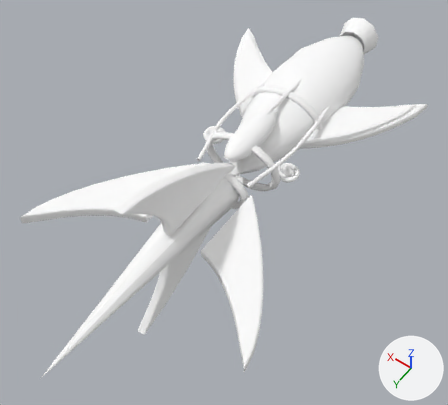
The glTF model assets/models/bL_lod1.glb, before and after one commit.
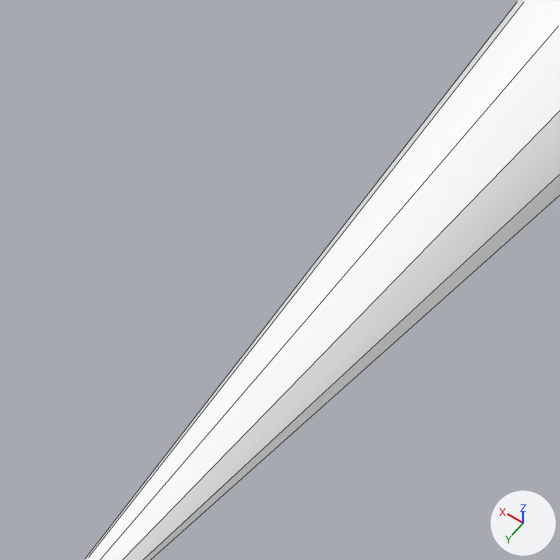
The first picture shows the older version from a 50 mm lens placed at (-0.474, 0.778, 0.972), pointed at (-0.014, 0.135, -0.039). The close-ups show the older and then the newer version on the part from 11% to 26% of the width and 71% to 88% of the height of that picture. Only the edits that show in the close-ups are written down. Every picture has the same lights, and +X, +Y and +Z are marked at lower right. The close-ups show mesh edges as thin lines. Where no turn or scale is listed for an object, it has been applied to the vertices. Vertices at exactly the same position are counted once.

The scene before the commit, as lines of its bpy script (objects in view):
```python
me_mesh_1 = bpy.data.meshes.new('Mesh_1')
me_mesh_1.from_pydata(...)  # 1669 vertices, 3254 faces; spans x 0.0..0.525, y -1.102..0.0, z 0.0..0.426
me_mesh_1.materials.append(mat_gold)  # white #ffffff
ob_mesh_1 = bpy.data.objects.new('Mesh_1', me_mesh_1)
ob_mesh_1.location = (-0.2626, 0.63, -0.2128)
```
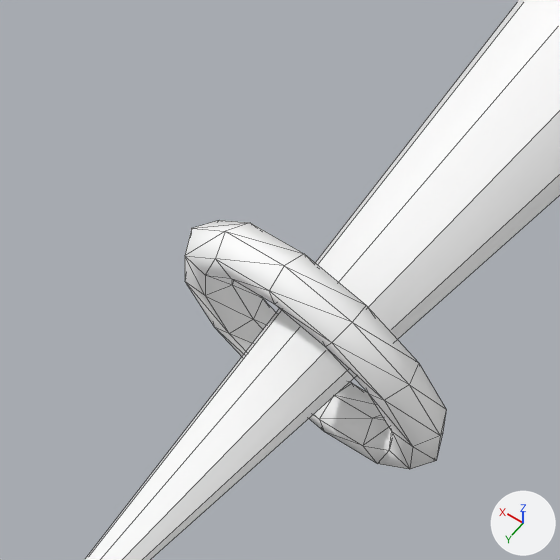
Where the newer file only moved an object's origin or applied its transform, the numbers keep the older frame.

Location of each change, [x1, y1, x2, y2] in pixels of the close-ups (560 x 560 px):
part 1 of me_mesh_1, added: after [185, 220, 446, 469]

The edits, one by one:
me_mesh_1 is used by ob_mesh_1; location (-0.2626, 0.63, -0.2128).
me_mesh_1 had 1669 vertices, 3254 faces and spanned x 0.0..0.525, y -1.102..0.0, z 0.0..0.426.
me_mesh_1 now has 1993 vertices, 3878 faces and spans x 0.0..0.525, y -1.102..0.0, z 0.0..0.426.
me_mesh_1 part 1: a new loose piece of 72 vertices spanning x 0.227..0.299, y -0.115..-0.105, z 0.177..0.249, in mat_gold (white #ffffff).
Other edits to the shape of me_mesh_1 do not show in these pictures.
